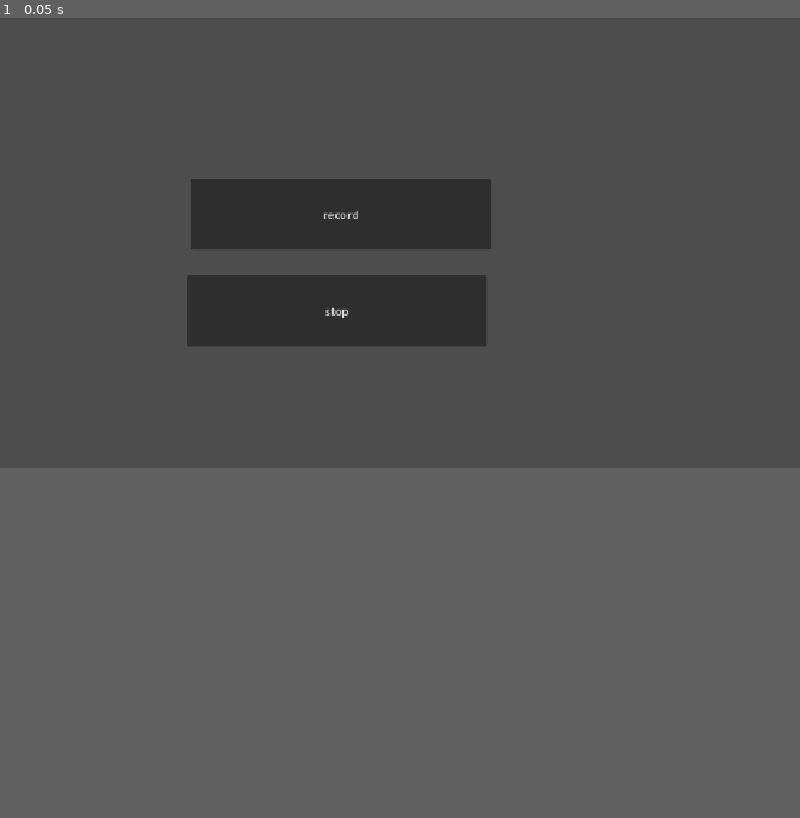
Above: before the commit, frame 1.
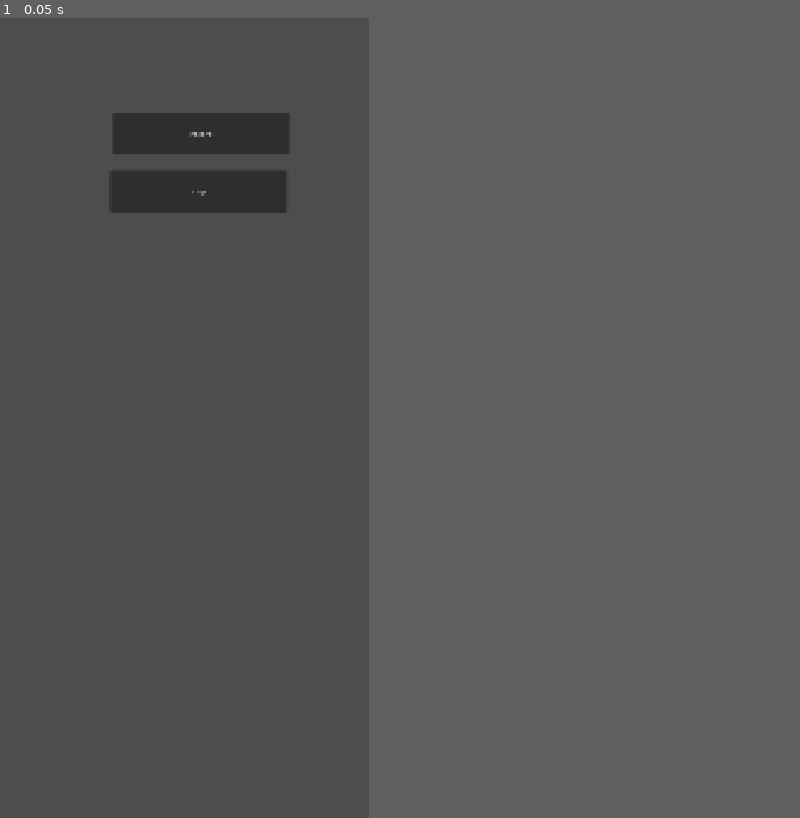
Above: after the commit, the same moment.

Repository: Deojee/hands-free-voice-practice
Game: Godot game, scene res://scenes/base.tscn
Two runs of this game, one before a commit and one after it. Both use one fixed random seed, a clock stepped at 60 frames per second and the inputs below. Before the commit the project starts from res://base.tscn. The engine's default icon, where the game draws it, is replaced by a stand-in: a white triangle on a blue panel in a dark square.
Inputs:
- Up to frame 1 (0.05 s): no input
In our replay, the window is 800x450 before the commit and 369x800 after it. These sizes can differ from the game's own. Grey fills any space a smaller window leaves; there, only what the larger window draws over its background counts as a difference.

The runs differ from the first frame. In frame 1, 7.8% of the frame differs, in the area x 14-62%, y 11-41%.

Commit message:
various UI

Diff:
--- /dev/null
+++ b/misc/defaultTheme.tres
@@ -0,0 +1,33 @@
+[gd_resource type="Theme" format=3 uid="uid://bleafm430jpqh"]
+
+[sub_resource type="FontFile" id="FontFile_7wv7s"]
+cache/0/variation_coordinates = {}
+cache/0/face_index = 0
+cache/0/embolden = 0.0
+cache/0/transform = Transform2D(1, 0, 0, 1, 0, 0)
+cache/0/spacing_top = 0
+cache/0/spacing_bottom = 0
+cache/0/spacing_space = 0
+cache/0/spacing_glyph = 0
+cache/0/baseline_offset = 0.0
+cache/0/16/0/ascent = 0.0
+cache/0/16/0/descent = 0.0
+cache/0/16/0/underline_position = 0.0
+cache/0/16/0/underline_thickness = 0.0
+cache/0/16/0/scale = 1.0
+cache/0/80/0/ascent = 0.0
+cache/0/80/0/descent = 0.0
+cache/0/80/0/underline_position = 0.0
+cache/0/80/0/underline_thickness = 0.0
+cache/0/80/0/scale = 1.0
+cache/0/60/0/ascent = 0.0
+cache/0/60/0/descent = 0.0
+cache/0/60/0/underline_position = 0.0
+cache/0/60/0/underline_thickness = 0.0
+cache/0/60/0/scale = 1.0
+
+[resource]
+default_font = SubResource("FontFile_7wv7s")
+default_font_size = 60
+Label/font_sizes/font_size = 80
+Label/fonts/font = SubResource("FontFile_7wv7s")
--- a/project.godot
+++ b/project.godot
@@ -22,6 +22,8 @@
 
 [display]
 
+window/size/viewport_width=900
+window/size/viewport_height=1950
 window/stretch/mode="canvas_items"
 window/stretch/aspect="expand"
 
--- a/base.tscn
+++ b/scenes/base.tscn
@@ -1,6 +1,6 @@
 [gd_scene format=3 uid="uid://dsknasxnh8eam"]
 
-[ext_resource type="Script" uid="uid://cc55midbkbp30" path="res://base.gd" id="1_8rhti"]
+[ext_resource type="Script" uid="uid://cc55midbkbp30" path="res://scripts/base.gd" id="1_8rhti"]
 [ext_resource type="Script" uid="uid://dkex2g6fut6kl" path="res://addons/direct_audio_and_wav_24bits/scripts/direct_audio_input_recorder.gd" id="2_ohhpf"]
 [ext_resource type="Script" uid="uid://bqo5emomonmoe" path="res://addons/direct_audio_and_wav_24bits/scripts/audio_stream_player_wav_24b.gd" id="3_21bcp"]
 [ext_resource type="Texture2D" uid="uid://bk81ea8rfw1bn" path="res://icon.svg" id="4_ohhpf"]
--- /dev/null
+++ b/scenes/pageElements/ModuleDescription.tscn
@@ -0,0 +1,5 @@
+[gd_scene format=3 uid="uid://cv8du4vh6knt6"]
+
+[node name="ModuleDescription" type="Control" unique_id=908347129]
+layout_mode = 3
+anchors_preset = 0
--- /dev/null
+++ b/scenes/pages/MainMenu.tscn
@@ -0,0 +1,66 @@
+[gd_scene format=3 uid="uid://bh0gghfe20jlk"]
+
+[ext_resource type="Theme" uid="uid://bleafm430jpqh" path="res://misc/defaultTheme.tres" id="1_3io21"]
+[ext_resource type="Script" uid="uid://f2o48ik2xerx" path="res://scripts/ui/main_menu.gd" id="2_q7y1n"]
+
+[node name="MainMenu" type="Control" unique_id=710223108]
+layout_mode = 3
+anchors_preset = 15
+anchor_right = 1.0
+anchor_bottom = 1.0
+grow_horizontal = 2
+grow_vertical = 2
+theme = ExtResource("1_3io21")
+script = ExtResource("2_q7y1n")
+
+[node name="ColorRect" type="ColorRect" parent="." unique_id=290822060]
+layout_mode = 1
+anchors_preset = 15
+anchor_right = 1.0
+anchor_bottom = 1.0
+grow_horizontal = 2
+grow_vertical = 2
+
+[node name="MarginContainer" type="MarginContainer" parent="." unique_id=1821614915]
+layout_mode = 1
+anchors_preset = 15
+anchor_right = 1.0
+anchor_bottom = 1.0
+grow_horizontal = 2
+grow_vertical = 2
+theme_override_constants/margin_left = 40
+theme_override_constants/margin_top = 40
+theme_override_constants/margin_right = 40
+theme_override_constants/margin_bottom = 40
+
+[node name="VBoxContainer" type="VBoxContainer" parent="MarginContainer" unique_id=622320344]
+layout_mode = 2
+theme_override_constants/separation = 50
+
+[node name="Label" type="Label" parent="MarginContainer/VBoxContainer" unique_id=156886886]
+custom_minimum_size = Vector2(1, 0)
+layout_mode = 2
+theme_override_colors/font_color = Color(0, 0, 0, 1)
+text = "Hands Free Voice Practice"
+horizontal_alignment = 1
+autowrap_mode = 2
+
+[node name="modules" type="Button" parent="MarginContainer/VBoxContainer" unique_id=438424113]
+layout_mode = 2
+text = "Modules"
+
+[node name="module workshop" type="Button" parent="MarginContainer/VBoxContainer" unique_id=1664668965]
+layout_mode = 2
+text = "Module Workshop"
+
+[node name="settings" type="Button" parent="MarginContainer/VBoxContainer" unique_id=776159556]
+layout_mode = 2
+text = "Settings
+"
+
+[node name="quit" type="Button" parent="MarginContainer/VBoxContainer" unique_id=395108374]
+layout_mode = 2
+text = "Quit
+"
+
+[node name="AnimationPlayer" type="AnimationPlayer" parent="." unique_id=1618940353]
--- /dev/null
+++ b/scenes/pages/moduleSelect.tscn
@@ -0,0 +1,37 @@
+[gd_scene format=3 uid="uid://b00qxna8loait"]
+
+[ext_resource type="Theme" uid="uid://bleafm430jpqh" path="res://misc/defaultTheme.tres" id="1_e07lx"]
+
+[node name="ModuleSelect" type="Control" unique_id=756990873]
+layout_mode = 3
+anchors_preset = 15
+anchor_right = 1.0
+anchor_bottom = 1.0
+grow_horizontal = 2
+grow_vertical = 2
+theme = ExtResource("1_e07lx")
+
+[node name="MarginContainer" type="MarginContainer" parent="." unique_id=1549322285]
+layout_mode = 1
+anchors_preset = 15
+anchor_right = 1.0
+anchor_bottom = 1.0
+grow_horizontal = 2
+grow_vertical = 2
+theme_override_constants/margin_left = 40
+theme_override_constants/margin_top = 40
+theme_override_constants/margin_right = 40
+theme_override_constants/margin_bottom = 40
+
+[node name="VBoxContainer" type="VBoxContainer" parent="MarginContainer" unique_id=118957565]
+layout_mode = 2
+theme_override_constants/separation = 50
+
+[node name="Label" type="Label" parent="MarginContainer/VBoxContainer" unique_id=530598119]
+custom_minimum_size = Vector2(1, 0)
+layout_mode = 2
+theme_override_colors/font_color = Color(0, 0, 0, 1)
+text = "Modules
+"
+horizontal_alignment = 1
+autowrap_mode = 2
--- /dev/null
+++ b/scripts/Module.gd
@@ -0,0 +1,2 @@
+extends Resource
+class_name Module
--- /dev/null
+++ b/scripts/ReferenceClip.gd
@@ -0,0 +1,5 @@
+extends Resource
+class_name ReferenceClip
+
+var transcript : String
+var sound : OggPacketSequence
--- a/base.gd
+++ b/scripts/base.gd
@@ -43,32 +43,40 @@
 	player.play_24bit(recording)
 
 
+var LLargest = 0
+var SSmallest = 10
 func _on_direct_audio_input_recorder_on_input_frame_captured(last_input_frames: PackedVector2Array, delta: float) -> void:
 	#print("chunk:", last_input_frames.size())
 	#print(last_input_frames)
-	var largest = 0
-	var smallest = 1
-	for i in range(last_input_frames.size()):
-		var data = last_input_frames[i].x
-		if data > largest:
-			largest = data
-		if data < smallest:
-			smallest = data
+	#var largest = 0
+	#var smallest = 1
+	#for i in range(last_input_frames.size()):
+		#var data = last_input_frames[i].x
+		#if data > largest:
+			#largest = data
+		#if data < smallest:
+			#smallest = data
+	#
+	#prints("L",largest,"S",smallest)
+	#if LLargest < largest:
+		#LLargest = largest
+	#if SSmallest > smallest:
+		#SSmallest = smallest
+	#prints("LL",LLargest,"SS",SSmallest)
 
-	print(largest,smallest)
-	pass
 	var inputSize = last_input_frames.size()
+	print(inputSize)
 
 	if inputSize == 0:
 		return
 
 
 	for i in range(inputSize):
-		var data = last_input_frames[i].x * 1000
-		data = remap(data,0,5,0,1)
+		var data = last_input_frames[i].x
+		data = remap(data,-0.14/2.0,0.2/2.0,0,1)
 		var color = Color.RED.lerp(Color.BLACK,data)
 
-		print(data)
+		#print(data)
 
 		if inputSize == 512:
 			var j = i*2.0
--- /dev/null
+++ b/scripts/ui/main_menu.gd
@@ -0,0 +1 @@
+extends Control
Not shown, added: scripts/Module.gd.uid
Not shown, added: scripts/ReferenceClip.gd.uid
Renamed: base.gd.uid -> scripts/base.gd.uid
Not shown, added: scripts/ui/main_menu.gd.uid
Not shown, added: testingClips/AudioClipOne.ogg.import
Not shown, added: testingClips/eight.ogg.import
Not shown, added: testingClips/five.ogg.import
Not shown, added: testingClips/four.ogg.import
Not shown, added: testingClips/nine.ogg.import
Not shown, added: testingClips/seven.ogg.import
Not shown, added: testingClips/six.ogg.import
Not shown, added: testingClips/ten.ogg.import
(and 13 more such lines)
